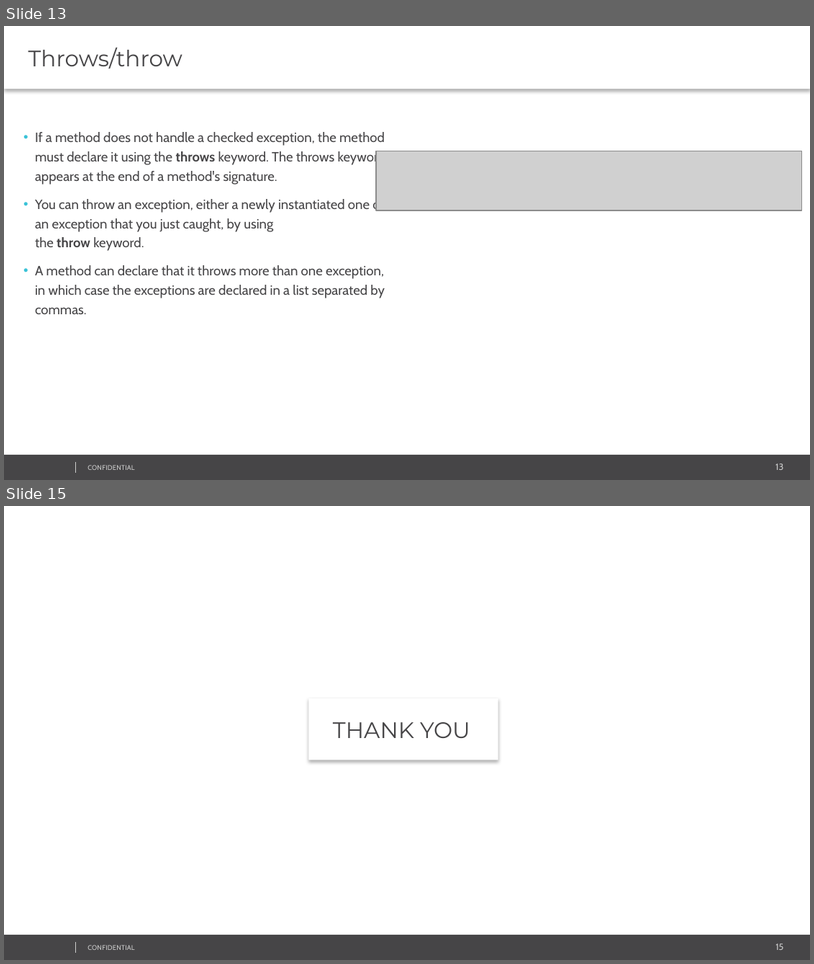
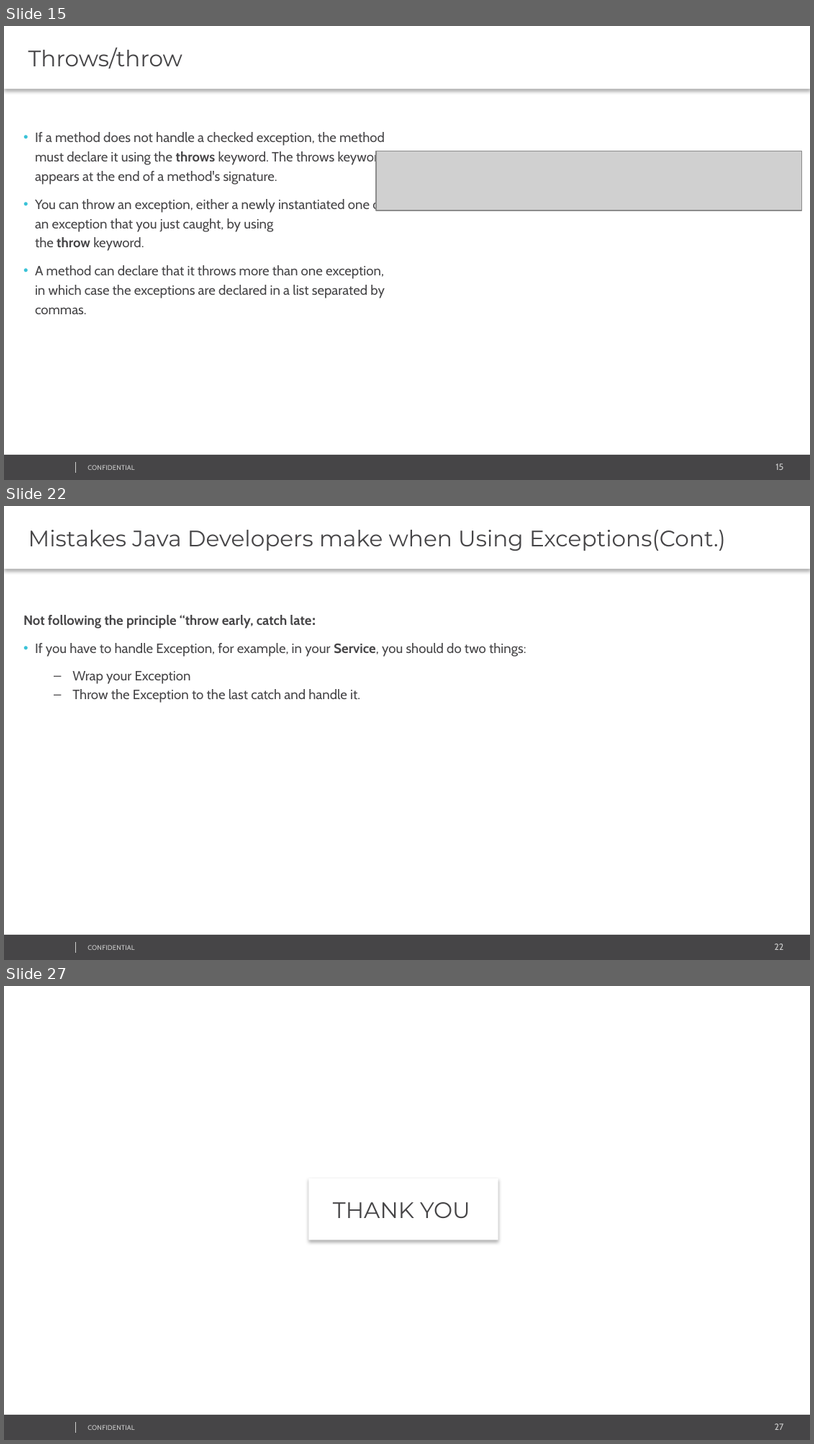
Before and after one commit to svasanth/exceptions, a slide deck: Java Exception Handling.pptx. Shown one above the other, each under a label of ours: slides 13 and 15 before the commit, slides 15, 22 and 27 after it; the slides between them are not shown. The pictures are 814x964 and 814x1444 pixels, drawn with LibreOffice and Linux fonts; fonts in the diff are those of the drawing; grey boxes stand for pictures; background and template pictures are left out. Boxes give left, top, right and bottom in pixels: in the first picture for what was removed or moved away, otherwise in the second. Text is boxed around its words. In the diff, an @@ line names an element or a change of style, - is before the commit and + after.

```diff
--- a/Java Exception Handling.pptx
+++ b/Java Exception Handling.pptx
@@ slide 22 added at <box>4,506,810,960</box>, background #FFFFFF; not listed: 4 template elements that a slide beside it also shows @@
@@ text added at <box>4,506,810,569</box>, fill #FFFFFF, 20 pt, text #464547 @@
+Mistakes Java Developers make when Using Exceptions(Cont.)
@@ text added at <box>23,615,527,703</box>, 12 pt, text #464547 @@
+Not following the principle “throw early, catch late:
+• If you have to handle Exception, for example, in your Service, you should do two things:
+  – Wrap your Exception
+  – Throw the Exception to the last catch and handle it.
@@ what was slide 13 is now slide 15 @@
@@ page number at <box>776,463,784,470</box>: text changed @@
-13
+15
@@ what was slide 15 is now slide 27 @@
@@ page number at <box>775,1423,784,1430</box>: text changed @@
-15
+27
```
Also in this commit, not shown: 8 slides changed, 11 other slides added, 14 other files.
